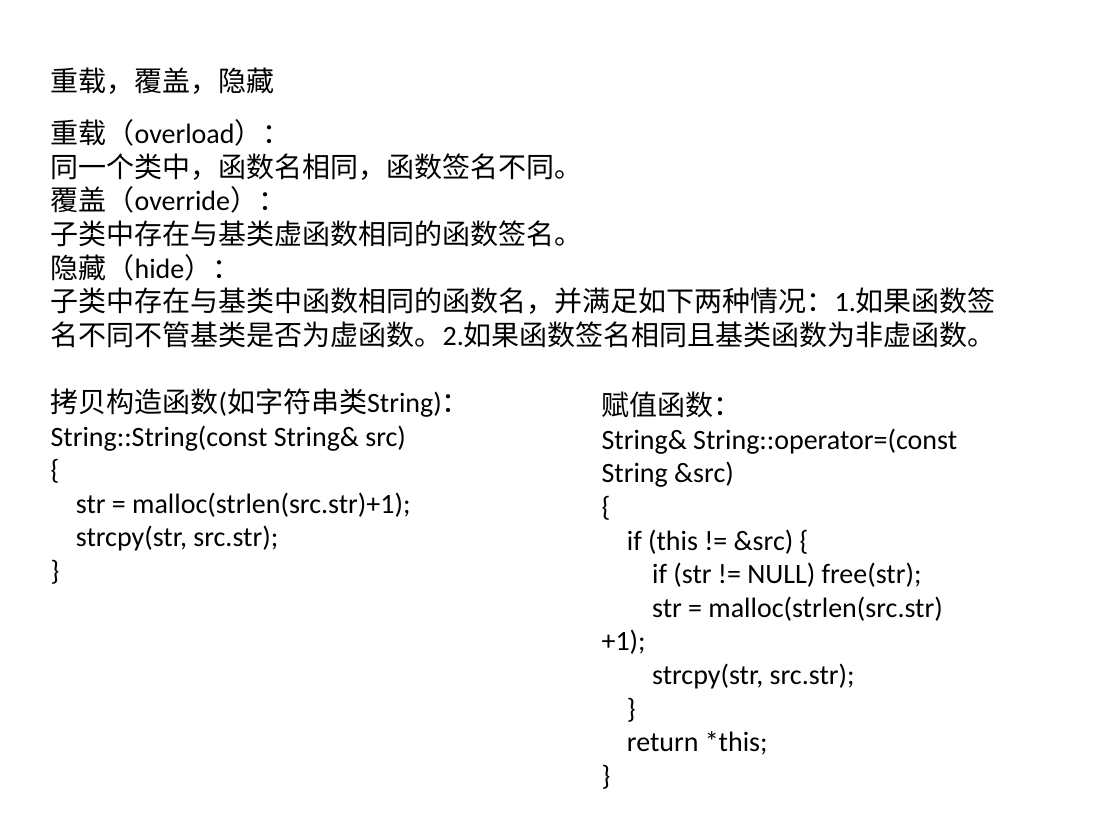
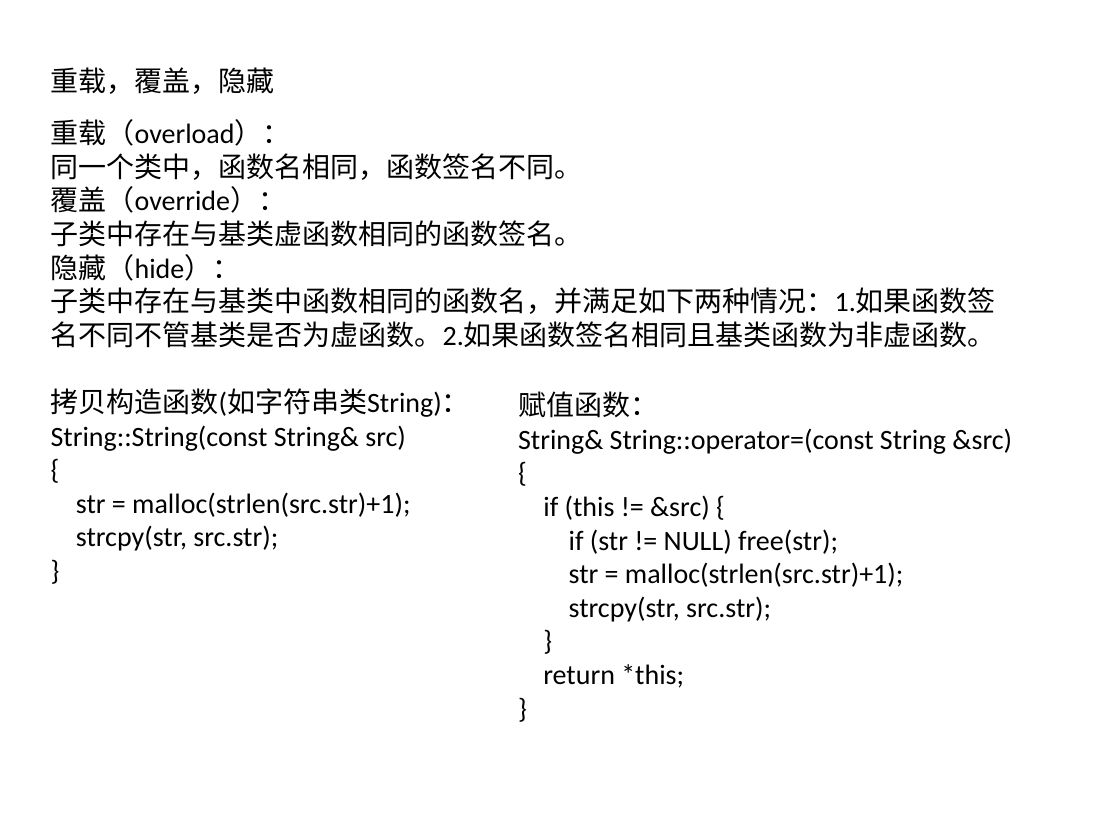
Before and after one commit to willkk/miscellaneous, a slide deck: slide 1 of C++.pptx. Drawn at 1120x840 pixels with LibreOffice and Linux fonts; fonts in the diff are those of the drawing. Boxes give left, top, right and bottom in pixels: in the first picture for what was removed or moved away, otherwise in the second. Text is boxed around its words. In the diff, an @@ line names an element or a change of style, - is before the commit and + after.

```diff
--- a/C++.pptx
+++ b/C++.pptx
@@ text "赋值函数：" rewrapped from [602,391,957,755] to [518,391,1012,688] @@
```
Also in this commit, not shown: 1 other file.
